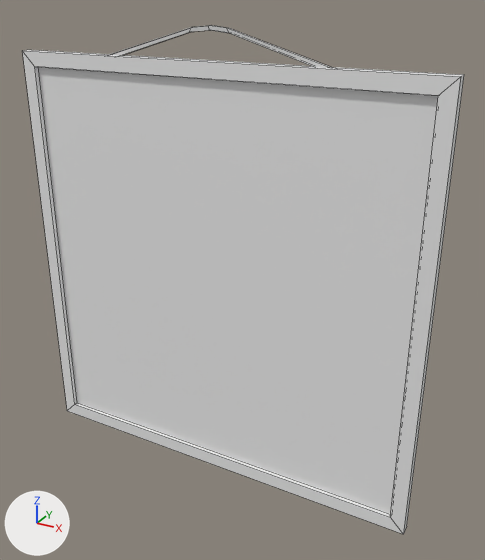
Two versions of the FBX model Final project/Frame2.fbx, one commit apart.
One viewpoint serves both versions: a 50 mm camera at (1.97, -4.9, 1.56) aimed at (-0.75, 0.05, -0.92). Lighting does not change. The marker at lower left points along +X, +Y and +Z. Mesh edges are drawn as thin lines.

The older version as bpy lines, for what is in view:
```python
me_cube_032 = bpy.data.meshes.new('Cube.032')
me_cube_032.from_pydata(...)  # 36 vertices, 32 faces; spans x -3.0..1.0, y -0.11..0.0, z -3.0..1.27
# faces by material slot: [14, 18]
me_cube_032.materials.append(mat_white)  # white #ececec
me_cube_032.materials.append(mat_room_base)  # light grey #dcdcdc
ob_frame2 = bpy.data.objects.new('Frame2', me_cube_032)
ob_frame2.location = (0.0, 0.0, 0.0)
```
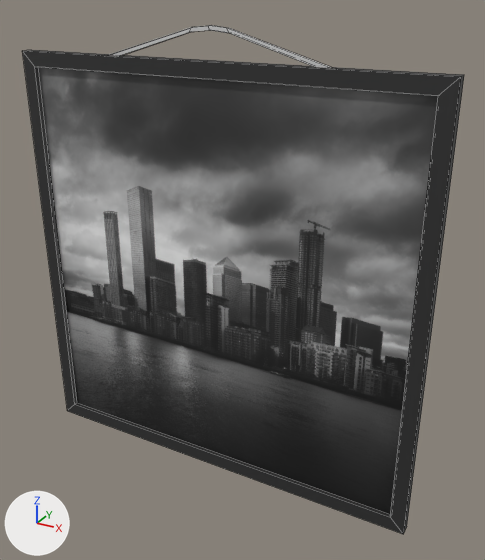
Patch to the scene script:
```diff
--- a/Final project/Frame2.fbx.py
+++ b/Final project/Frame2.fbx.py
@@ img_frame2_jpg @@
+img_frame2_jpg = load_image('Frame2.jpg', 'Frame2.jpg', 2000, 2000, 'sRGB')
@@ mat_black @@
+mat_black = principled_material('black')
+mat_black.base_color = (0.0286, 0.0286, 0.0286)  # black #2f2f2f
@@ mat_frame2 @@
+mat_frame2 = principled_material('Frame2')
+mat_frame2.texture = img_frame2_jpg
@@ me_cube_032 @@
 me_cube_032.from_pydata(...)  # 36 vertices, 32 faces; spans x -3.0..1.0, y -0.11..0.0, z -3.0..1.27
 # used by ob_frame2; location = (0.0, 0.0, 0.0)
+# me_cube_032 part 1: all 3 faces centred in x -3.0..-2.86, y -0.11..-0.06, z -1.0 switch from mat_white (white #ececec) to mat_black (black #2f2f2f)
+# me_cube_032 part 2: all 3 faces centred in x -1.0, y -0.11..-0.06, z -3.0..-2.86 switch from mat_white (white #ececec) to mat_black (black #2f2f2f)
+# me_cube_032 part 3: all 3 faces centred in x -1.0, y -0.11..-0.06, z 0.86..1.0 switch from mat_white (white #ececec) to mat_black (black #2f2f2f)
+# me_cube_032 part 4: all 3 faces centred in x 0.86..1.0, y -0.11..-0.06, z -1.0 switch from mat_white (white #ececec) to mat_black (black #2f2f2f)
+# me_cube_032 part 5: texture (UV) coordinates of 1 of 32 faces, centred in x -1.0, y -0.07, z -1.0, changed; they spanned u 0.39..0.61, v 0.77..0.98 and now span u 0.0..1.0, v 0.0..1.0
 me_cube_032.materials.append(mat_room_base)
+me_cube_032.materials.append(mat_frame2)  # picture img_frame2_jpg
```

Pixel boxes (x1, y1, x2, y2) of what changed, in the pictures (485 x 560 px):
'Frame2', recoloured, surface changed: (22, 46, 464, 534) in both
part 1 of me_cube_032, recoloured (grey to black): (22, 51, 77, 411) in both
part 2 of me_cube_032, recoloured (grey to black): (68, 403, 403, 534) in both
part 3 of me_cube_032, recoloured (grey to black): (23, 50, 463, 96) in both
part 4 of me_cube_032, recoloured (grey to black): (390, 75, 464, 534) in both
part 5 of me_cube_032, surface changed: (38, 67, 438, 514) in both
